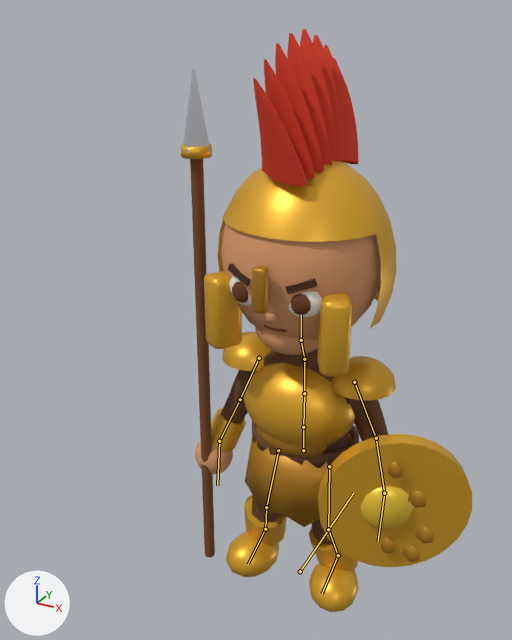
An edit to the glTF model godot/assets/models/sunspear_lancer.glb, drawn before and after from the same camera.
Rendered twice from a 50 mm camera at (0.521, -1.157, 1.185) aimed at (-0.114, -0.003, 0.608). The axes (+X, +Y, +Z) are drawn at lower left. The lights are the same throughout. The picture after the commit comes second. The bones that bend it are drawn over the model as lines.

Objects in the first picture: 'CH_SunspearLancer'.
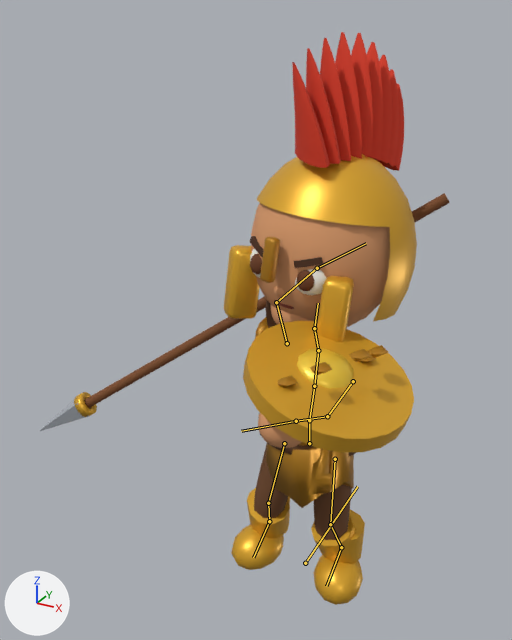
The newer file adds an action. The first version stands in its rest pose; the second is drawn at frame 8 of the action 'cast'.

The change in detail:
Bone 'DEF-root' (bone_def_root) moves from (0.0, 0.0, 0.0) to (0.0, 0.03, 0.0).
Bone 'DEF-spine' (bone_def_spine) turns from (0, 0, 0) to (-8, -26, 0) degrees about its own x, y and z.
Bone 'DEF-head' (bone_def_head) turns from (0, 0, 0) to (0, 12, 0) degrees about its own x, y and z.
Bone 'DEF-upper_arm.L' (bone_def_upper_arm_l) turns from (0, 0, 0) to (-59, -37, -18) degrees about its own x, y and z.
Bone 'DEF-forearm.L' (bone_def_forearm_l) turns from (0, 0, 0) to (-9, -3, -4) degrees about its own x, y and z.
Bone 'DEF-upper_arm.R' (bone_def_upper_arm_r) turns from (0, 0, 0) to (-142, 55, 12) degrees about its own x, y and z.
Bone 'DEF-forearm.R' (bone_def_forearm_r) turns from (0, 0, 0) to (-54, 29, 13) degrees about its own x, y and z.
Bone 'DEF-thigh.L' (bone_def_thigh_l) turns from (0, 0, 0) to (-8, -1, -1) degrees about its own x, y and z.
Bone 'DEF-shin.L' (bone_def_shin_l) turns from (0, 0, 0) to (14, 2, 2) degrees about its own x, y and z.
Bone 'DEF-thigh.R' (bone_def_thigh_r) turns from (0, 0, 0) to (-8, 1, 1) degrees about its own x, y and z.
Bone 'DEF-shin.R' (bone_def_shin_r) turns from (0, 0, 0) to (14, -2, -2) degrees about its own x, y and z.

Changed parts and their boxes [x1, y1, x2, y2] in the pictures (512 x 640 px):
'CH_SunspearLancer', posed (41% wider): before [181, 29, 472, 612]; after [40, 32, 450, 605]
bone 'DEF-root', root to tip: before (300, 571) to (353, 493); after (305, 563) to (357, 486)
bone 'DEF-spine', root to tip: before (303, 427) to (304, 393); after (309, 420) to (314, 386)
bone 'DEF-head', root to tip: before (301, 340) to (301, 314); after (314, 328) to (318, 303)
bone 'DEF-upper_arm.L', root to tip: before (354, 382) to (376, 438); after (353, 381) to (327, 416)
bone 'DEF-forearm.L', root to tip: before (376, 438) to (384, 493); after (327, 416) to (296, 421)
bone 'DEF-upper_arm.R', root to tip: before (259, 358) to (240, 399); after (287, 343) to (276, 302)
bone 'DEF-forearm.R', root to tip: before (240, 399) to (219, 441); after (276, 302) to (317, 268)
bone 'DEF-thigh.L', root to tip: before (329, 466) to (328, 529); after (335, 459) to (330, 524)
bone 'DEF-shin.L', root to tip: before (328, 529) to (338, 555); after (330, 524) to (341, 547)
bone 'DEF-thigh.R', root to tip: before (278, 450) to (266, 507); after (284, 443) to (268, 503)
bone 'DEF-shin.R', root to tip: before (266, 507) to (265, 529); after (268, 503) to (269, 521)
